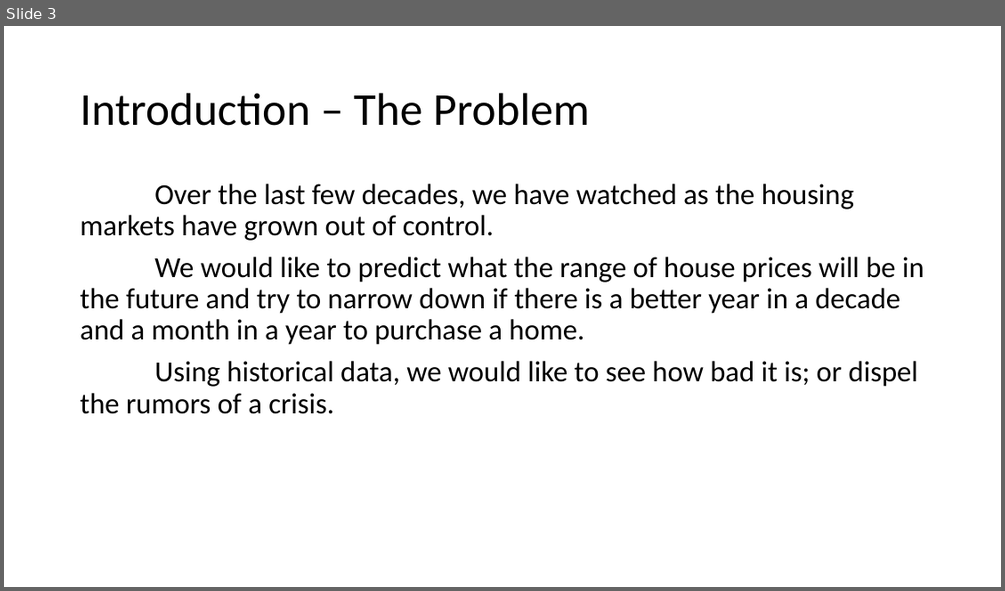
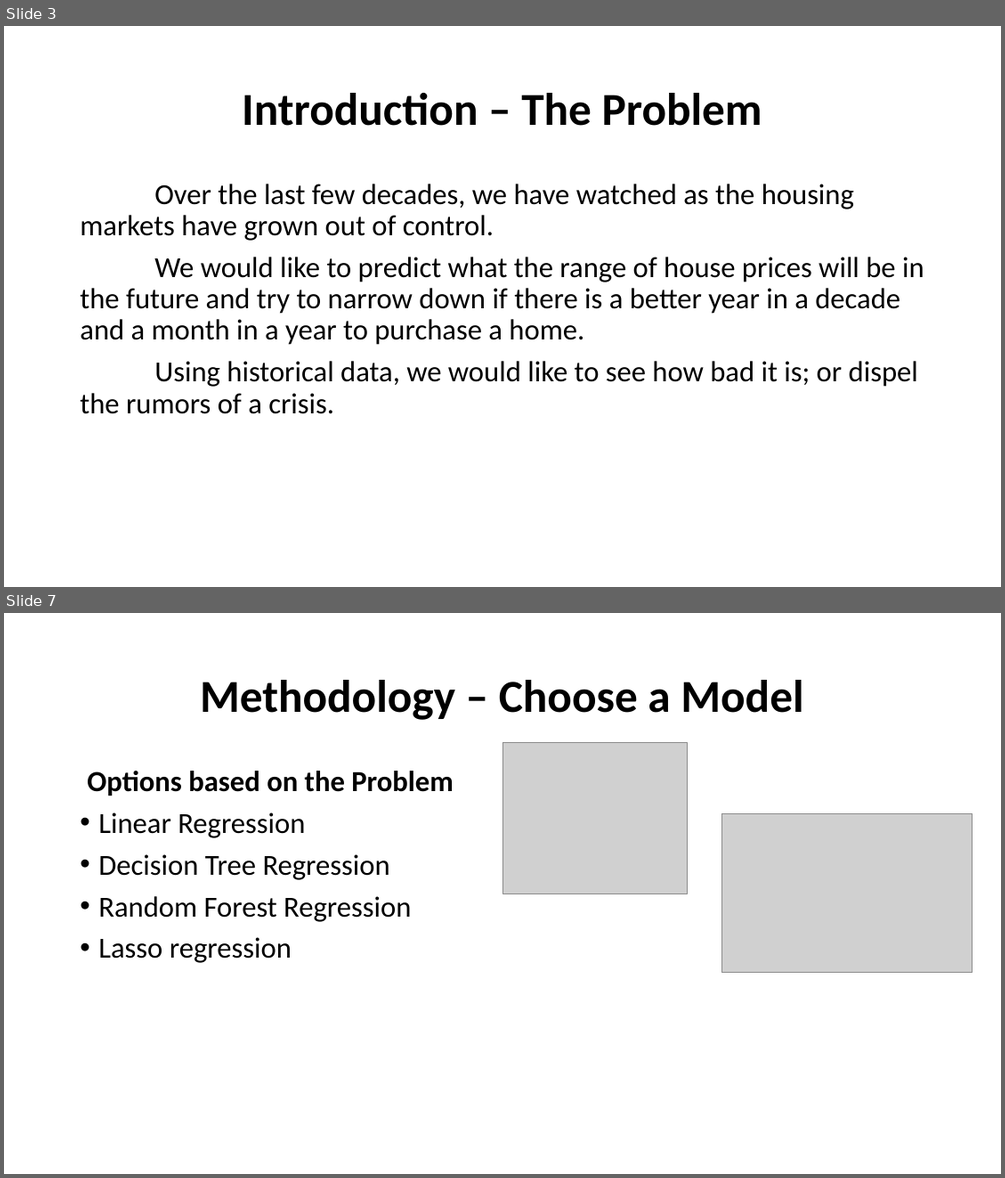
Before and after one commit to PMcTwist/Machine_Learn_Project, a slide deck: Presentation/Presentation_1.pptx. Shown one above the other, each under a label of ours: slide 3 before the commit, slides 3 and 7 after it; the slides between them are not shown. The pictures are 1005x591 and 1005x1178 pixels, drawn with LibreOffice and Linux fonts; fonts in the diff are those of the drawing; grey boxes stand for pictures. Boxes give left, top, right and bottom in pixels: in the first picture for what was removed or moved away, otherwise in the second. Text is boxed around its words. In the diff, an @@ line names an element or a change of style, - is before the commit and + after.

Commit message:
-Filled out most of the slides -Put at least place holders into outline -Found hilarious robot pictures <3
P@

```diff
--- a/Presentation/Presentation_1.pptx
+++ b/Presentation/Presentation_1.pptx
@@ slide 7 added at [4,613,1001,1174], background #FFFFFF @@
@@ title added at [200,680,803,720], 44 pt, text #000000, bold @@
+Methodology – Choose a Model
@@ picture added at [502,742,688,893] @@
@@ text added at [87,771,453,963], 28 pt, text #000000 @@
+Options based on the Problem
+• Linear Regression
+• Decision Tree Regression
+• Random Forest Regression
+• Lasso regression
@@ picture added at [722,813,972,973] @@
@@ slide 3 changed as well @@
@@ title "Introduction – The Problem" at [242,93,762,126]: bold on; alignment left to centre @@
```
Also in this commit, not shown: 2 other slides changed, 6 other slides added, 1 slide removed.
